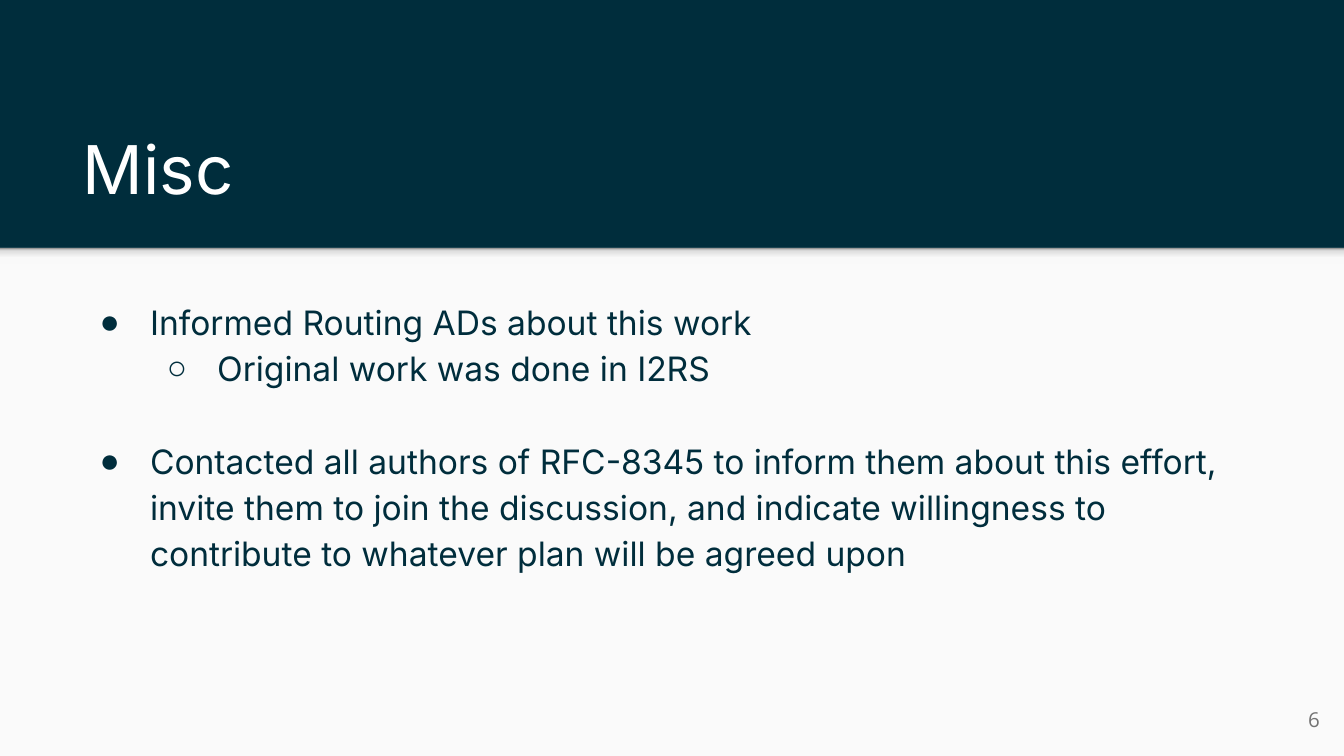
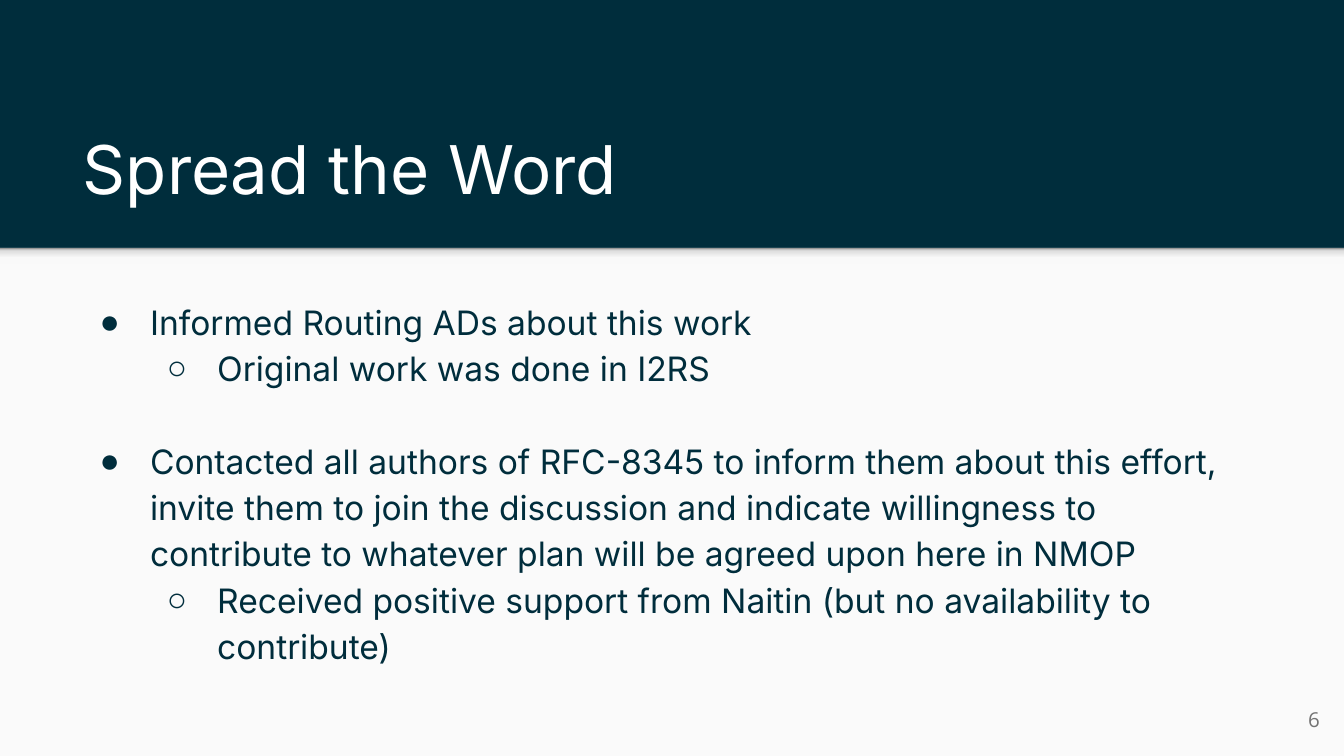
Before and after one commit to ietf-wg-nmop/IETF-Meetings, a slide deck: slide 6 of interim-062024/nmop-chairs-slides.pptx. Drawn at 1344x756 pixels with LibreOffice and Linux fonts; fonts in the diff are those of the drawing. Boxes give left, top, right and bottom in pixels: in the first picture for what was removed or moved away, otherwise in the second. Text is boxed around its words. In the diff, an @@ line names an element or a change of style, - is before the commit and + after.

```diff
--- a/interim-062024/nmop-chairs-slides.pptx
+++ b/interim-062024/nmop-chairs-slides.pptx
@@ title at [83,144,616,208]: text changed @@
-Misc
+Spread the Word
@@ text at [150,448,1217,664]: text changed @@
-● Contacted all authors of RFC-8345 to inform them about this effort, invite them to join the discussion, and indicate willingness to contribute to whatever plan will be agreed upon
+● Contacted all authors of RFC-8345 to inform them about this effort, invite them to join the discussion and indicate willingness to contribute to whatever plan will be agreed upon here in NMOP
+  ○ Received positive support from Naitin (but no availability to contribute)
```
Also in this commit, not shown: 1 slide added.
